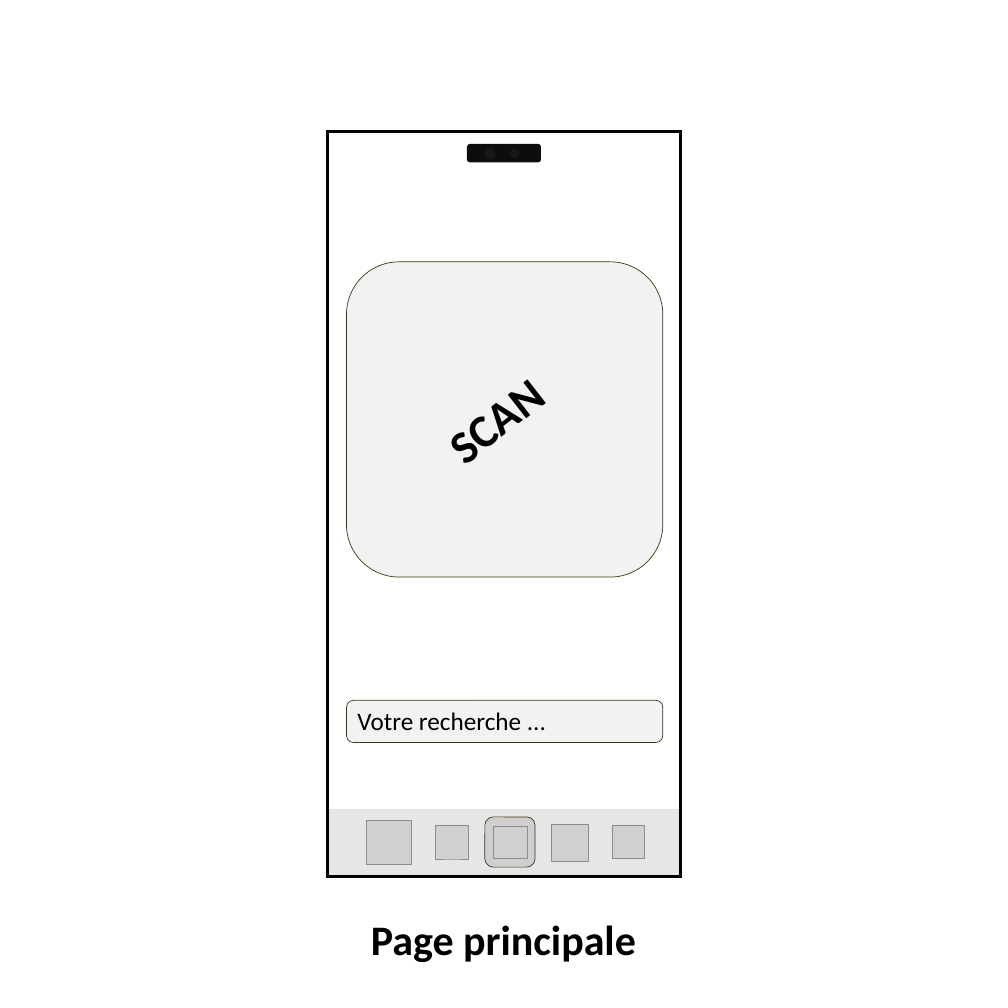
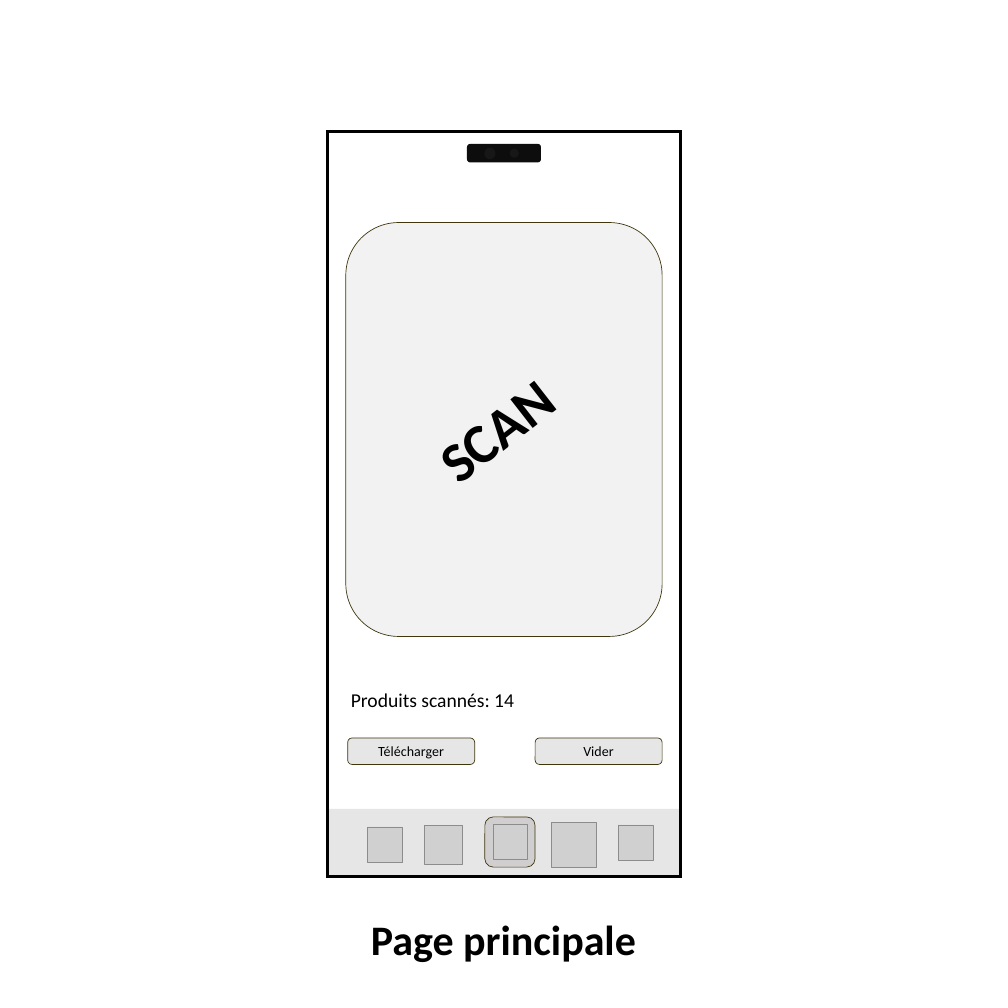
Before and after one commit to CarolusIntelligence/green_ia, a slide deck: slide 1 of doc/wireframe/Présentation1.pptx. Drawn at 1008x1008 pixels with LibreOffice and Linux fonts; fonts in the diff are those of the drawing; grey boxes stand for pictures. Boxes give left, top, right and bottom in pixels: in the first picture for what was removed or moved away, otherwise in the second. Text is boxed around its words. In the diff, an @@ line names an element or a change of style, - is before the commit and + after.

```diff
--- a/doc/wireframe/Présentation1.pptx
+++ b/doc/wireframe/Présentation1.pptx
@@ rounded rectangle: place and size @@
-rounded rectangle at bbox=[346, 262, 663, 577]
+rounded rectangle at bbox=[346, 223, 662, 637]
@@ text "SCAN" at bbox=[368, 319, 623, 541]: size 66 to 80 pt @@
@@ rounded rectangle removed at bbox=[346, 700, 663, 742] @@
@@ text at bbox=[351, 693, 514, 707]: text changed; size 36 to 28 pt @@
-Votre recherche ...
+Produits scannés: 14
@@ rounded rectangle added at bbox=[348, 738, 475, 765], fill #E7E6E6, outline #3E350D 1 pt @@
@@ text added at bbox=[378, 746, 444, 759], 20 pt, text #000000 @@
+Télécharger
@@ rounded rectangle added at bbox=[535, 738, 662, 765], fill #E7E6E6, outline #3E350D 1 pt @@
@@ text added at bbox=[583, 746, 613, 756], 20 pt, text #000000 @@
+Vider
@@ picture: place and size @@
-picture at bbox=[366, 821, 411, 864]
+picture at bbox=[367, 827, 402, 862]
@@ picture: place and size @@
-picture at bbox=[435, 826, 468, 859]
+picture at bbox=[424, 826, 463, 864]
@@ picture: place and size @@
-picture at bbox=[551, 824, 589, 861]
+picture at bbox=[552, 823, 596, 867]
@@ picture: place and size @@
-picture at bbox=[612, 826, 644, 858]
+picture at bbox=[618, 825, 653, 860]
```
Also in this commit, not shown: 1 other slide changed, 4 slides added, 4 slides removed, 2 other files.
